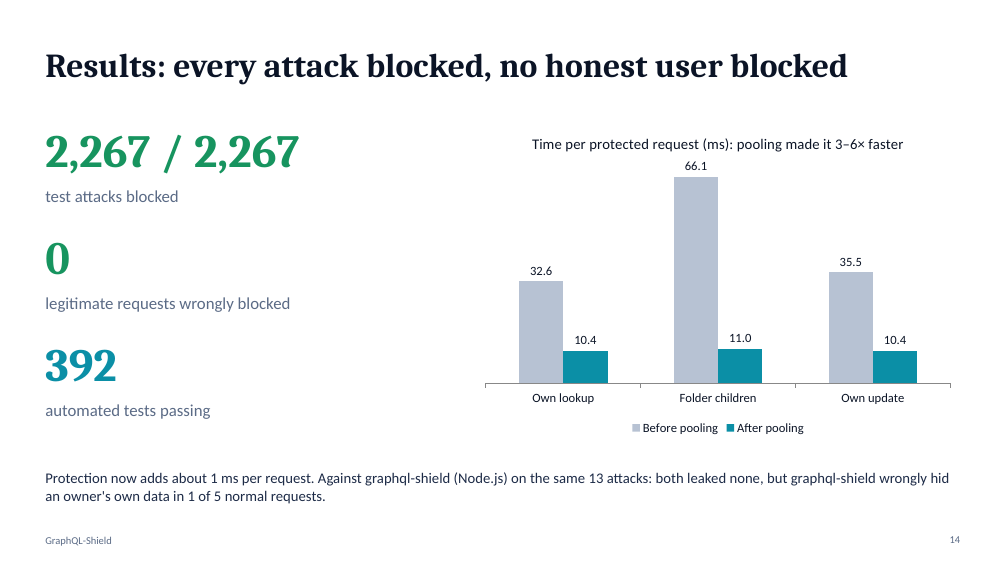
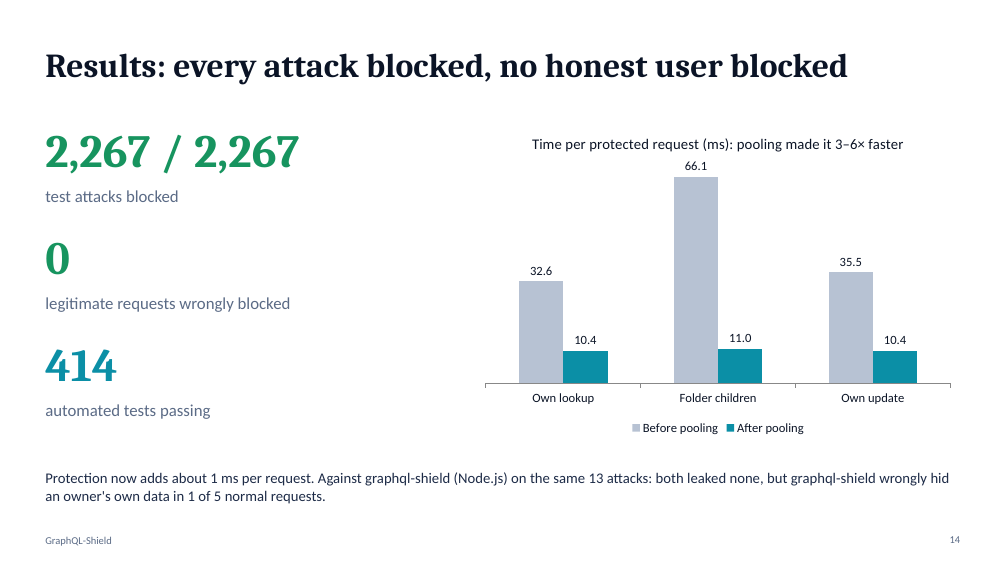
Before and after one commit to Chinmayanand03/GraphQL-Shield-, a slide deck: slide 14 of docs/GraphQL-Shield-Presentation.pptx. Drawn at 1008x567 pixels with LibreOffice and Linux fonts; fonts in the diff are those of the drawing. Boxes give left, top, right and bottom in pixels: in the first picture for what was removed or moved away, otherwise in the second. Text is boxed around its words. In the diff, an @@ line names an element or a change of style, - is before the commit and + after.

```diff
--- a/docs/GraphQL-Shield-Presentation.pptx
+++ b/docs/GraphQL-Shield-Presentation.pptx
@@ text at [45,349,117,381]: text changed @@
-392
+414
```
Also in this commit, not shown: 16 other files.
